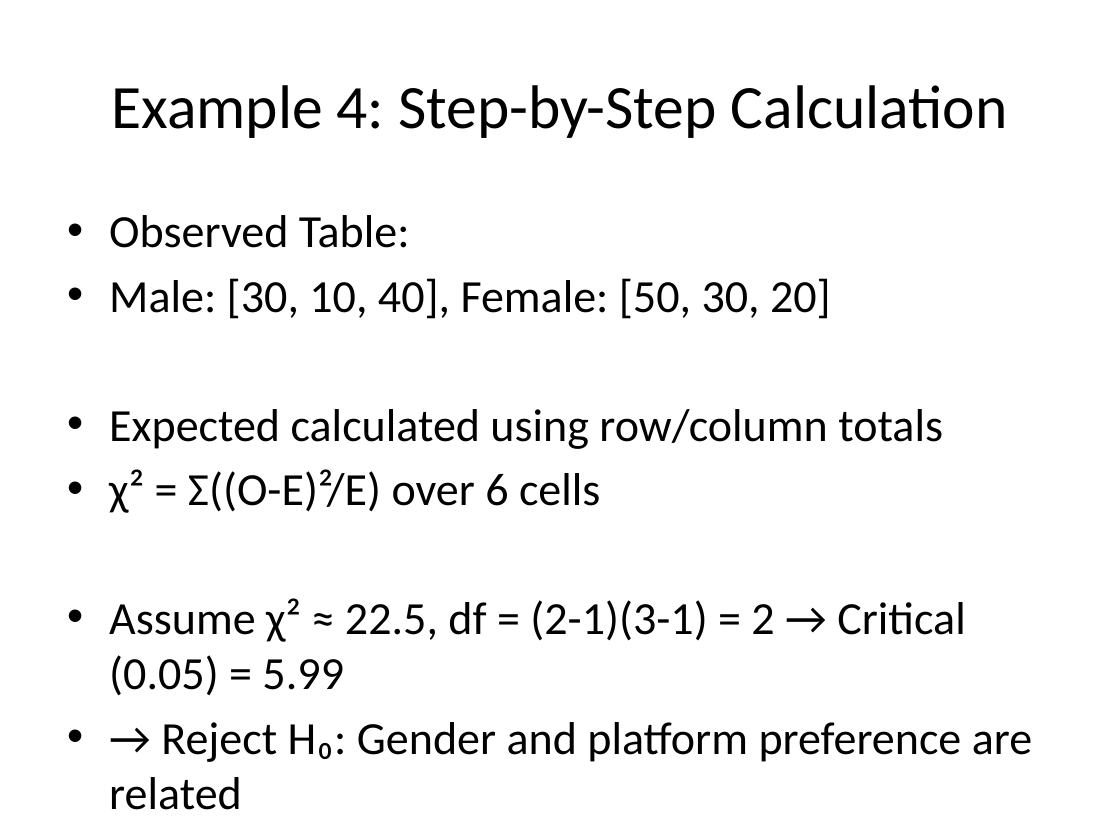
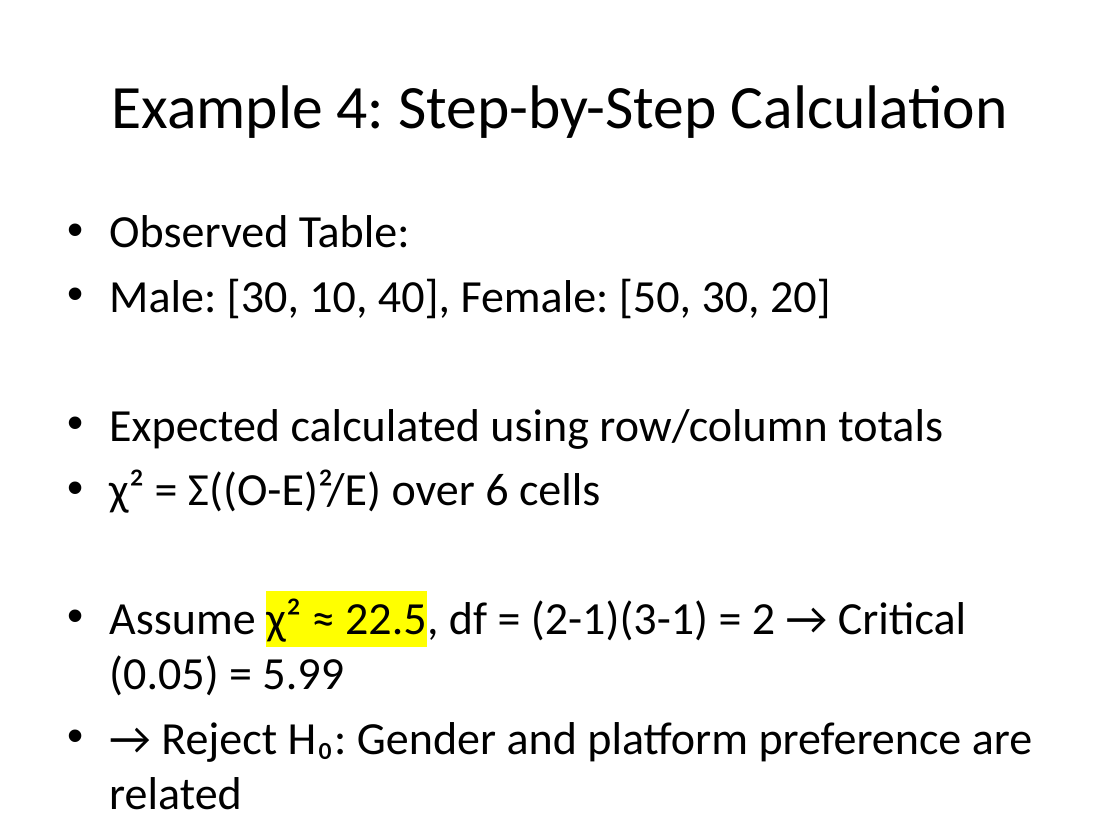
Before and after one commit to pronad1/Academic_PSTU_CSE, a slide deck: slide 9 of 7th Semester/CCE-417_Data Warehousing & Mining/Murad sir/Chi_Square_Test_Real_Examples_19_6_25_with_calculation19_6_25.pptx. Drawn at 1120x840 pixels with LibreOffice and Linux fonts; fonts in the diff are those of the drawing. Boxes give left, top, right and bottom in pixels: in the first picture for what was removed or moved away, otherwise in the second. Text is boxed around its words. In the diff, an @@ line names an element or a change of style, - is before the commit and + after.

```diff
--- a/7th Semester/CCE-417_Data Warehousing & Mining/Murad sir/Chi_Square_Test_Real_Examples_19_6_25_with_calculation19_6_25.pptx
+++ b/7th Semester/CCE-417_Data Warehousing & Mining/Murad sir/Chi_Square_Test_Real_Examples_19_6_25_with_calculation19_6_25.pptx
@@ text at <box>109,596,966,695</box>: highlight none to #FFFF00 in "χ² ≈ 22.5," @@
```
Also in this commit, not shown: 4 other files.
